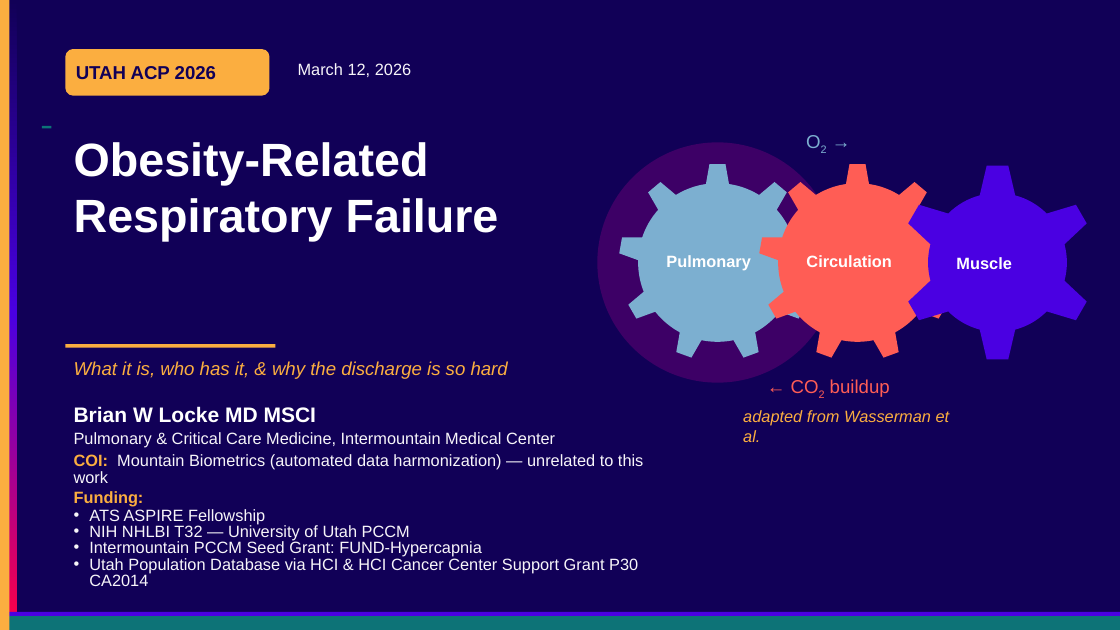
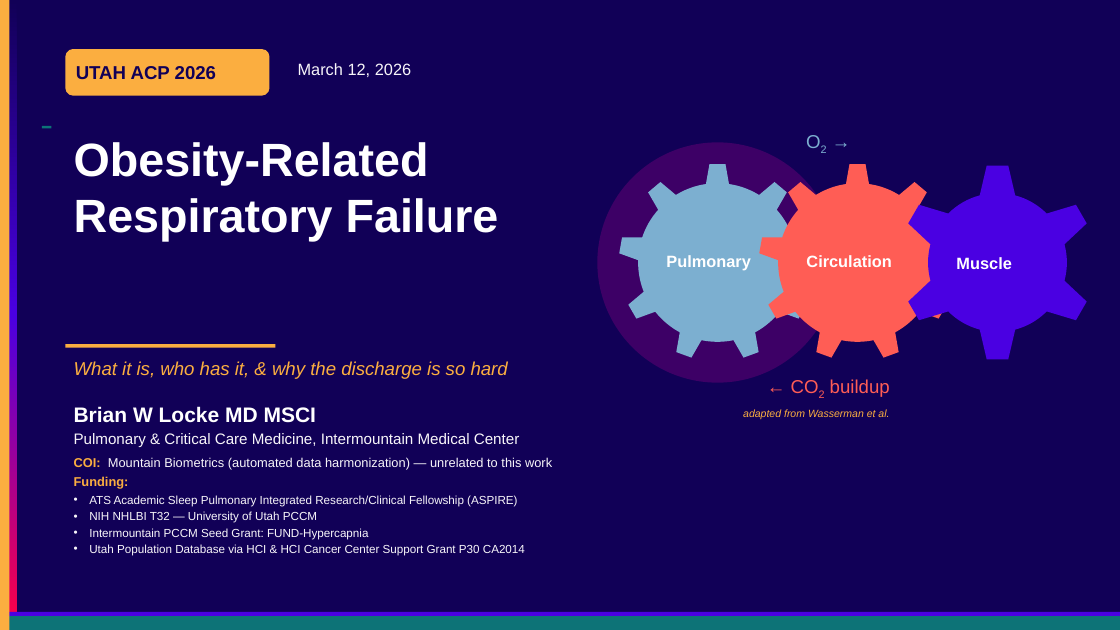
Before and after one commit to reblocke/clinical_talks, a slide deck: slide 1 of archive/Presentations/Locke Utah ACP OHS 2026.pptx. Drawn at 1120x630 pixels with LibreOffice and Linux fonts; fonts in the diff are those of the drawing. Boxes give left, top, right and bottom in pixels: in the first picture for what was removed or moved away, otherwise in the second. Text is boxed around its words. In the diff, an @@ line names an element or a change of style, - is before the commit and + after.

Commit message:
Update archived presentation files
Replace two archived PowerPoint files with updated versions: archive/Presentations/Locke Research Update Mar2026.pptx and archive/Presentations/Locke Utah ACP OHS 2026.pptx. Keeps the archive in sync with the latest presentation edits.

```diff
--- a/archive/Presentations/Locke Utah ACP OHS 2026.pptx
+++ b/archive/Presentations/Locke Utah ACP OHS 2026.pptx
@@ text "adapted from Wasserman et al." at <box>743,409,889,419</box>: size 14 to 9 pt @@
@@ text at <box>74,433,552,556</box>: size 14 to 13 pt in "Pulmonary & Critical Care Medicine, Intermountain Medical ..."; size 14 to 11 pt in "COI: Mountain Biometrics (automated data harmonization) — ...", "Funding:"; size 14 to 10 pt in "NIH NHLBI T32 — University of Utah ...", "Intermountain PCCM Seed Grant: FUND-Hypercapnia", "Utah Population Database via HCI & HCI ..." @@
@@ text at <box>89,495,517,507</box>: text changed; size 14 to 10 pt @@
-• ATS ASPIRE Fellowship
+• ATS Academic Sleep Pulmonary Integrated Research/Clinical Fellowship (ASPIRE)
```
Also in this commit, not shown: 25 other slides changed, 7 slides added, 8 slides removed, 1 other file.
